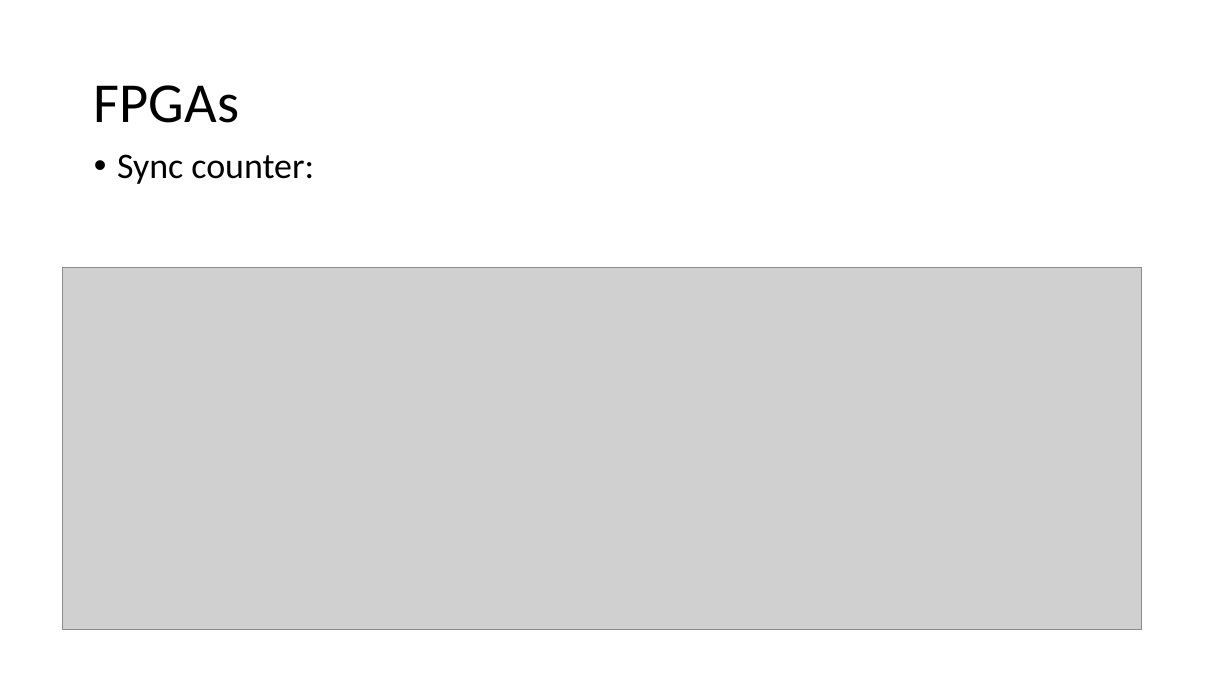
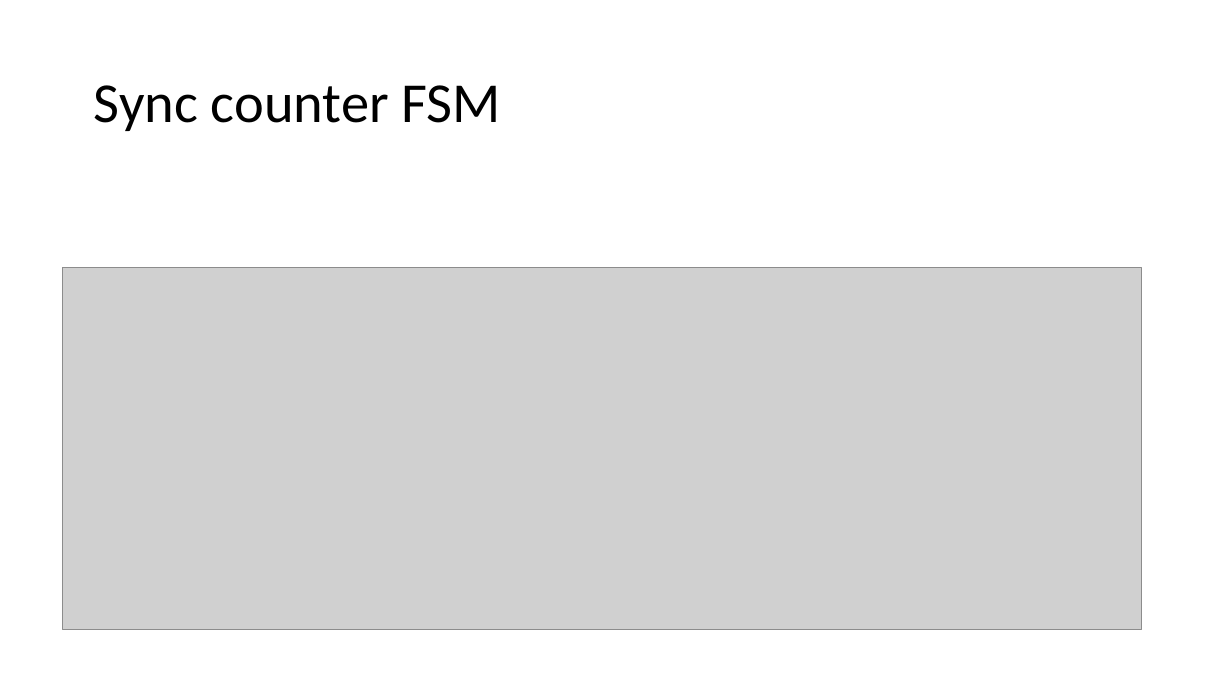
Before and after one commit to quarck/vhdl_intro, a slide deck: slide 50 of part2.pptx. Drawn at 1232x693 pixels with LibreOffice and Linux fonts; fonts in the diff are those of the drawing; grey boxes stand for pictures. Boxes give left, top, right and bottom in pixels: in the first picture for what was removed or moved away, otherwise in the second. Text is boxed around its words. In the diff, an @@ line names an element or a change of style, - is before the commit and + after.

```diff
--- a/part2.pptx
+++ b/part2.pptx
@@ title at [94, 85, 501, 131]: text changed @@
-FPGAs
+Sync counter FSM
@@ text removed at [117, 154, 314, 184] @@
-• Sync counter:
```
Also in this commit, not shown: 7 other slides changed, 1 slide added.
